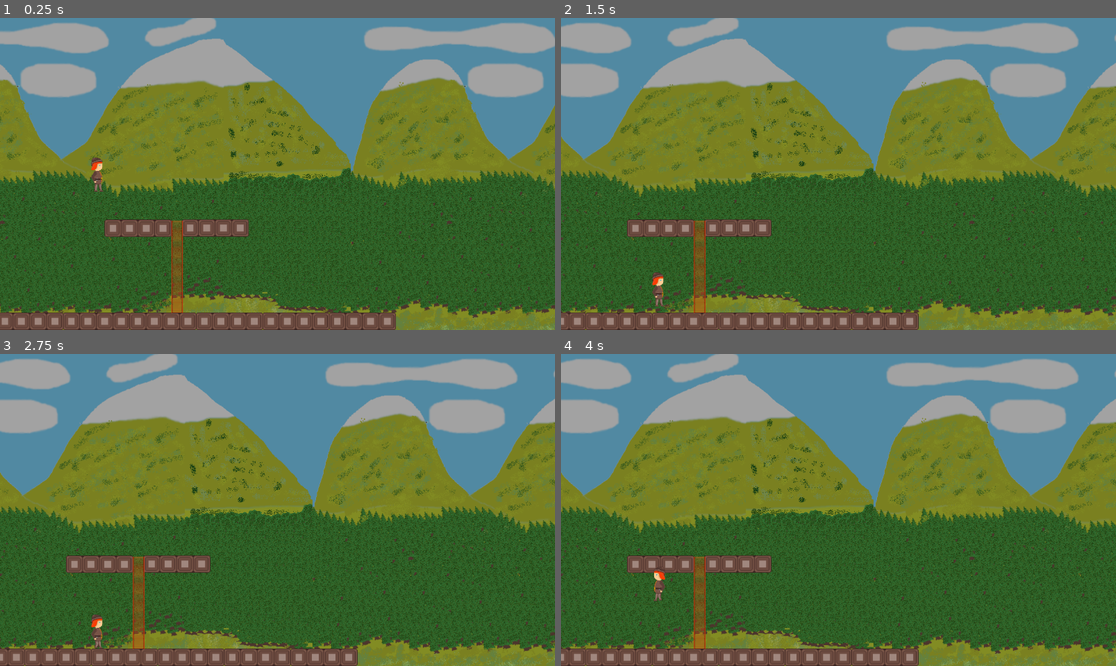
Above: before the commit, frames 1-4 (two rows, left to right).
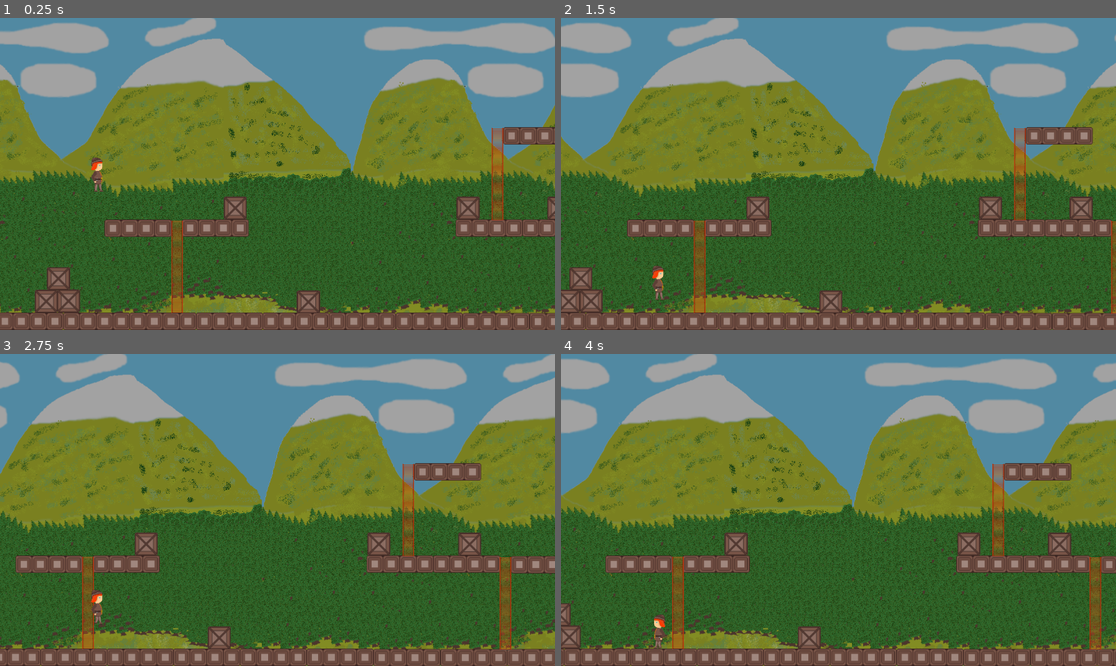
Above: after the commit, the same moments.

Repository: Zer023529/wowgame
Game: Godot game, scene res://Node2D.tscn
Two runs of this game, one before a commit and one after it. Both use one fixed random seed, a clock stepped at 60 frames per second and the inputs below. The project has no main scene, so this scene is started directly.
Inputs:
- Up to frame 1 (0.25 s): no input
- Up to frame 2 (1.5 s): hold D (ui_right) 0.53-1.28 s; tap Space (ui_select) at 0.6, 0.77, 1.07, 1.35 s; hold S (ui_down) from 1.28 s (still down)
- Up to frame 3 (2.75 s): tap Space (ui_select) at 1.52, 1.82, 2.1 s; release S (ui_down) at 2.03 s; hold D (ui_right) from 2.03 s (still down)
- Up to frame 4 (4 s): release D (ui_right) at 2.78 s; hold W (ui_up) 2.78-3.53 s; tap Space (ui_select) at 2.85, 3.02, 3.32, 3.6, 3.77 s; hold A (ui_left) from 3.53 s (still down)

The runs differ from the first frame. In frame 1, 5.3% of the frame differs, in the area x 6-100%, y 34-100%; in frame 2, 6.8%; in frame 3, 40%, in the area x 0-100%, y 0-100%; in frame 4, 31%.

Commit message:
Add files via upload

Diff:
--- a/school_project/Node2D.tscn
+++ b/school_project/Node2D.tscn
@@ -1,11 +1,14 @@
-[gd_scene load_steps=5 format=2]
+[gd_scene load_steps=7 format=2]
 
 [ext_resource path="res://objects/player/player.tscn" type="PackedScene" id=1]
 [ext_resource path="res://objects/back_ground/Node2D.tscn" type="PackedScene" id=2]
 [ext_resource path="res://objects/ladder/ladder.tscn" type="PackedScene" id=3]
 [ext_resource path="res://objects/platforms/platform.tscn" type="PackedScene" id=4]
+[ext_resource path="res://objects/box/box.tscn" type="PackedScene" id=5]
+[ext_resource path="res://l1.gd" type="Script" id=6]
 
 [node name="Node2D" type="Node2D"]
+script = ExtResource( 6 )
 
 [node name="levels_elements" type="Node2D" parent="."]
 position = Vector2( -300, 0 )
@@ -17,6 +20,29 @@
 
 [node name="Node2D2" parent="levels_elements/BackGround" instance=ExtResource( 2 )]
 position = Vector2( 1531, 6 )
+
+[node name="boxes" type="Node2D" parent="levels_elements"]
+
+[node name="box" parent="levels_elements/boxes" instance=ExtResource( 5 )]
+position = Vector2( 460, 981 )
+
+[node name="box2" parent="levels_elements/boxes" instance=ExtResource( 5 )]
+position = Vector2( 537, 980 )
+
+[node name="box3" parent="levels_elements/boxes" instance=ExtResource( 5 )]
+position = Vector2( 502, 902 )
+
+[node name="box4" parent="levels_elements/boxes" instance=ExtResource( 5 )]
+position = Vector2( 1114, 658 )
+
+[node name="box5" parent="levels_elements/boxes" instance=ExtResource( 5 )]
+position = Vector2( 1367, 983 )
+
+[node name="box6" parent="levels_elements/boxes" instance=ExtResource( 5 )]
+position = Vector2( 2233, 659 )
+
+[node name="box7" parent="levels_elements/boxes" instance=ExtResource( 5 )]
+position = Vector2( 1919, 658 )
 
 [node name="platforms" type="Node2D" parent="levels_elements"]
 
@@ -44,10 +70,46 @@
 [node name="platform8" parent="levels_elements/platforms" instance=ExtResource( 4 )]
 position = Vector2( 1045, 727 )
 
+[node name="platform9" parent="levels_elements/platforms" instance=ExtResource( 4 )]
+position = Vector2( 1785, 1050 )
+
+[node name="platform10" parent="levels_elements/platforms" instance=ExtResource( 4 )]
+position = Vector2( 2016, 1051 )
+
+[node name="platform11" parent="levels_elements/platforms" instance=ExtResource( 4 )]
+position = Vector2( 2248, 1051 )
+
+[node name="platform12" parent="levels_elements/platforms" instance=ExtResource( 4 )]
+position = Vector2( 2478, 1051 )
+
+[node name="platform13" parent="levels_elements/platforms" instance=ExtResource( 4 )]
+position = Vector2( 2708, 1051 )
+
+[node name="platform14" parent="levels_elements/platforms" instance=ExtResource( 4 )]
+position = Vector2( 2938, 1051 )
+
+[node name="platform15" parent="levels_elements/platforms" instance=ExtResource( 4 )]
+position = Vector2( 1992, 727 )
+
+[node name="platform16" parent="levels_elements/platforms" instance=ExtResource( 4 )]
+position = Vector2( 2492, 729 )
+
+[node name="platform17" parent="levels_elements/platforms" instance=ExtResource( 4 )]
+position = Vector2( 2223, 727 )
+
+[node name="platform18" parent="levels_elements/platforms" instance=ExtResource( 4 )]
+position = Vector2( 2157, 408 )
+
 [node name="ladders" type="Node2D" parent="levels_elements"]
 
 [node name="ladder" parent="levels_elements/ladders" instance=ExtResource( 3 )]
 position = Vector2( 913, 821 )
 
+[node name="ladder3" parent="levels_elements/ladders" instance=ExtResource( 3 )]
+position = Vector2( 2021, 500 )
+
+[node name="ladder2" parent="levels_elements/ladders" instance=ExtResource( 3 )]
+position = Vector2( 2357, 823 )
+
 [node name="player" parent="." instance=ExtResource( 1 )]
 position = Vector2( 338, 419 )
--- /dev/null
+++ b/school_project/l1.gd
@@ -0,0 +1,4 @@
+extends Node2D
+
+func _ready():
+	scale = get_viewport_rect().size/Vector2(1920,1080)
--- /dev/null
+++ b/school_project/objects/box/box.tscn
@@ -0,0 +1,16 @@
+[gd_scene load_steps=3 format=2]
+
+[ext_resource path="res://objects/box/sprites/pixil-frame-0 (7).png" type="Texture" id=1]
+
+[sub_resource type="RectangleShape2D" id=1]
+extents = Vector2( 20.5, 20 )
+
+[node name="box" type="StaticBody2D"]
+scale = Vector2( 2, 2 )
+
+[node name="Pixil-frame-0(7)" type="Sprite" parent="."]
+texture = ExtResource( 1 )
+
+[node name="CollisionShape2D" type="CollisionShape2D" parent="."]
+position = Vector2( -0.5, 0 )
+shape = SubResource( 1 )
--- a/school_project/objects/ladder/ladder.tscn
+++ b/school_project/objects/ladder/ladder.tscn
@@ -3,7 +3,7 @@
 [ext_resource path="res://objects/ladder/sprites/pixil-frame-0 (6).png" type="Texture" id=1]
 
 [sub_resource type="RectangleShape2D" id=1]
-extents = Vector2( 20, 160.5 )
+extents = Vector2( 20, 162.5 )
 
 [node name="ladder" type="Area2D"]
 
@@ -23,5 +23,5 @@
 texture = ExtResource( 1 )
 
 [node name="CollisionShape2D" type="CollisionShape2D" parent="."]
-position = Vector2( 0, 38.5 )
+position = Vector2( 0, 36.5 )
 shape = SubResource( 1 )
--- a/school_project/objects/player/player.gd
+++ b/school_project/objects/player/player.gd
@@ -8,10 +8,10 @@
 var can_jump: bool = false
 var was_jump: bool = false
 var on_ladder: bool = false
+var ladder_up: bool = false
+var ledder_bag: bool = false
 
-var foll = false
-
-onready var X_VEL = position.x		# Постоянная  Х координата игрока
+onready var ladder_pos: int
 
 func _ready():
 
@@ -20,27 +20,24 @@
 func _physics_process(delta):
 
 	if is_on_wall() and !was_jump:			# Если игрок на земле
-
 		gravity_f = 0
-		can_jump = true
 
 	else:
 
-		if !was_jump:										# проверка на прыжок
+		if !was_jump:		# проверка на прыжок
 			gravity_f = -500
 
 		$sprite.animation = 'stay'
-		can_jump = false
 
 		position.y -= gravity_f * delta
 
-	if Input.is_action_pressed("ui_left"):		# Движение влево
+	if Input.is_action_pressed("ui_left") and speed_left != 0:		# Движение влево
 
 		$sprite.animation = 'walk'
 		$sprite.flip_h = true
 		get_parent().get_child(0).position.x += speed_left * delta
 
-	elif Input.is_action_pressed("ui_right"):		# Движение вправо
+	elif Input.is_action_pressed("ui_right") and speed_right != 0:		# Движение вправо
 
 		$sprite.animation = 'walk'
 		$sprite.flip_h = false
@@ -49,24 +46,38 @@
 	elif Input.is_action_just_released("ui_left") or Input.is_action_just_released("ui_right"):				# Анимация стояния
 		$sprite.animation = 'stay'
 
-	if Input.is_action_just_pressed("ui_select") and can_jump:				# Прыжок
+	if Input.is_action_just_pressed("ui_select") and is_on_wall() and !was_jump:				# Прыжок
 
 		was_jump = true
 		jump()
 
-	elif Input.is_action_pressed("ui_up"):
+	elif Input.is_action_pressed("ui_up") and on_ladder and !ladder_up:		#Поднятие по лесенке вверх
 
+		position.x = ladder_pos + get_parent().get_child(0).position.x
 		position.y -= speed_up * delta
 
 		speed_left = 0
 		speed_right = 0
 
-	elif Input.is_action_pressed("ui_down") and !is_on_wall():
+	elif Input.is_action_pressed("ui_down") and on_ladder:			#Спуск по лесенке
 
-		position.y += speed_up * delta
+		position.x = ladder_pos + get_parent().get_child(0).position.x
 
-		speed_left = 0
-		speed_right = 0
+		if !is_on_wall():
+
+			position.y += speed_up * delta
+			speed_left = 0
+			speed_right = 0
+
+		else:
+			ledder_bag = true
+
+	if ledder_bag:			# Исправление бага с лесенкой
+		if Input.is_action_just_pressed("ui_left") or Input.is_action_just_pressed("ui_right"):
+
+			speed_left = 250
+			speed_right = 250
+			ledder_bag = false
 
 	move_and_slide(Vector2(0,0))		# Это не перемещает игрока, необходимо для работы is_on_wall()
 
@@ -74,18 +85,26 @@
 
 	for x in range(20):			# Вверх
 
-		gravity_f = 400 - (x)*(x)
-		yield(get_tree().create_timer(0.02),"timeout")
+		if on_ladder:
+			gravity_f = 0
+		else:
+			gravity_f = 400 - (x)*(x)
+
+		yield(get_tree().create_timer(0.01),"timeout")
 
 	for x in range(20):		# Вниз
 
-		gravity_f = -400 + (20-x)*(20-x)
-		yield(get_tree().create_timer(0.02),"timeout")
+		if on_ladder:
+			gravity_f = 0
+		else:
+			gravity_f = -400 + (20-x)*(20-x)
 
-	was_jump = false
-	gravity_f = -500
+		yield(get_tree().create_timer(0.01),"timeout")
 
-func _on_Area2D_body_entered(body):
+	if !on_ladder:
+		was_jump = false
+
+func _on_Area2D_body_entered(body):		#Столкновение с объектами сбоку
 
 	if body.name != 'player':
 
@@ -95,19 +114,41 @@
 		elif !$sprite.flip_h:
 			speed_right = 0
 
+		$sprite.animation = 'stay'
+
 func _on_Area2D_body_exited(body):
 
 	if body.name != 'player':
 		speed_left = 250
 		speed_right = 250
 
-func _on_Area2D_area_entered(area):
+func _on_Area2D_area_entered(area):		#Если игрок в области лесницы
 
 	if area.name == 'ladder':
 
 		on_ladder = true
+		was_jump = true
 		gravity_f = 0
 
+		ladder_pos = area.position.x
 
-func _on_Area2D_area_exited(area):
-	pass # Replace with function body.
+func _on_Area2D_area_exited(area):		#Если игрок покидает область лесницы
+
+	if area.name == 'ladder':
+		on_ladder = false
+		gravity_f = -500
+
+		was_jump = false
+
+func _on_Area2D2_area_exited(area):		# Если игрок поднялся выше лестникы
+
+	if area.name == 'ladder':
+
+		ladder_up = true
+		speed_left = 250
+		speed_right = 250
+
+func _on_Area2D2_area_entered(area): 		# Если игрок вернулся
+
+	if area.name == 'ladder':
+		ladder_up = false
--- a/school_project/objects/player/player.tscn
+++ b/school_project/objects/player/player.tscn
@@ -25,6 +25,9 @@
 [sub_resource type="RectangleShape2D" id=3]
 extents = Vector2( 18.5, 57.625 )
 
+[sub_resource type="RectangleShape2D" id=4]
+extents = Vector2( 18, 55 )
+
 [node name="player" type="KinematicBody2D"]
 process_priority = 1
 script = ExtResource( 1 )
@@ -43,6 +46,15 @@
 position = Vector2( 0, -1.625 )
 shape = SubResource( 3 )
 
+[node name="Area2D2" type="Area2D" parent="."]
+
+[node name="CollisionShape2D" type="CollisionShape2D" parent="Area2D2"]
+position = Vector2( 0, -4 )
+shape = SubResource( 4 )
+
 [connection signal="area_entered" from="Area2D" to="." method="_on_Area2D_area_entered"]
+[connection signal="area_exited" from="Area2D" to="." method="_on_Area2D_area_exited"]
 [connection signal="body_entered" from="Area2D" to="." method="_on_Area2D_body_entered"]
 [connection signal="body_exited" from="Area2D" to="." method="_on_Area2D_body_exited"]
+[connection signal="area_entered" from="Area2D2" to="." method="_on_Area2D2_area_entered"]
+[connection signal="area_exited" from="Area2D2" to="." method="_on_Area2D2_area_exited"]
--- a/school_project/project.godot
+++ b/school_project/project.godot
@@ -18,6 +18,7 @@
 window/size/width=1920
 window/size/height=1080
 window/size/fullscreen=true
+window/stretch/aspect="keep"
 
 [input]
 
@@ -87,4 +88,5 @@
 
 [rendering]
 
+2d/options/use_nvidia_rect_flicker_workaround=true
 environment/default_environment="res://default_env.tres"
Binary file added: school_project/objects/box/sprites/pixil-frame-0 (7).png
Not shown, added: school_project/objects/box/sprites/pixil-frame-0 (7).png.import
Not shown: 1 places in school_project/objects/player/player.tscn that only renumber resources
